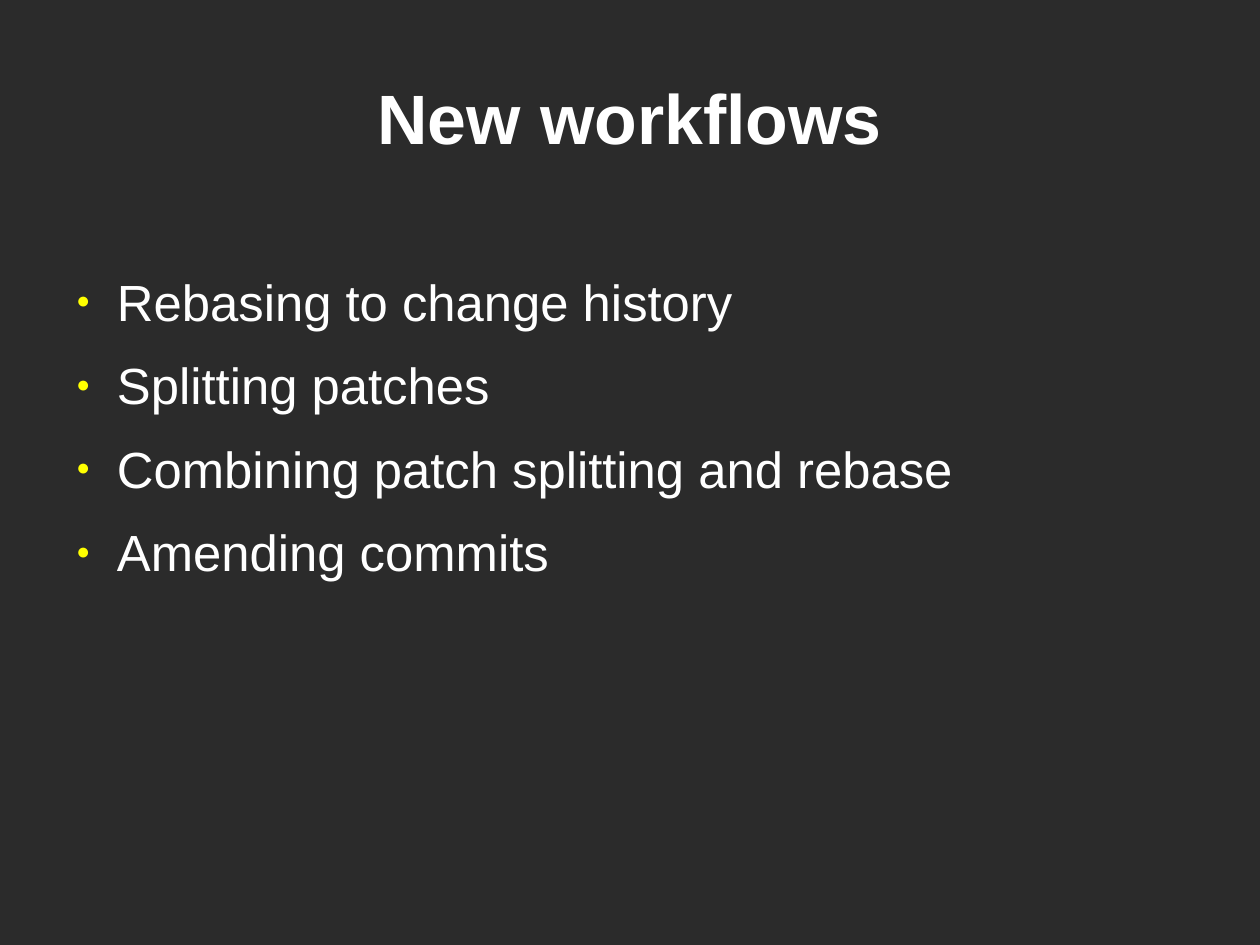
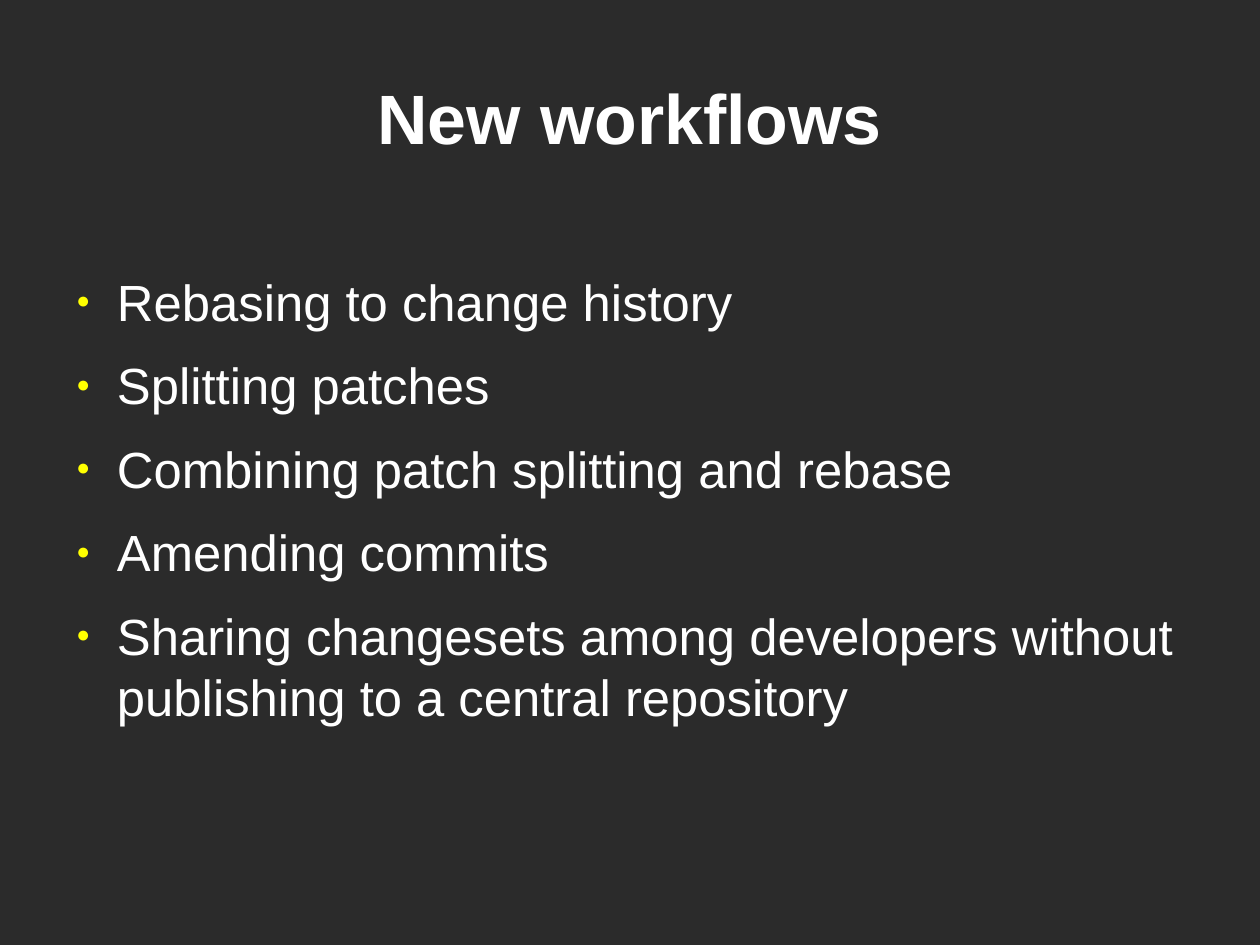
Before and after one commit to bjc/dvcs-git-slides, a slide deck: slide 23 of git.odp (slide 22 before the commit). Drawn at 1260x945 pixels with LibreOffice and Linux fonts; fonts in the diff are those of the drawing; background and template pictures are left out; a plain dark background stands for a picture behind light text. Boxes give left, top, right and bottom in pixels: in the first picture for what was removed or moved away, otherwise in the second. Text is boxed around its words. In the diff, an @@ line names an element or a change of style, - is before the commit and + after.

Commit message:
Add more workflows, and better remotes descriptions.

```diff
--- a/git.odp
+++ b/git.odp
@@ text at [117, 618, 1173, 726]: paragraph added @@
+● Sharing changesets among developers without publishing to a central repository
```
Also in this commit, not shown: 1 slide added.
